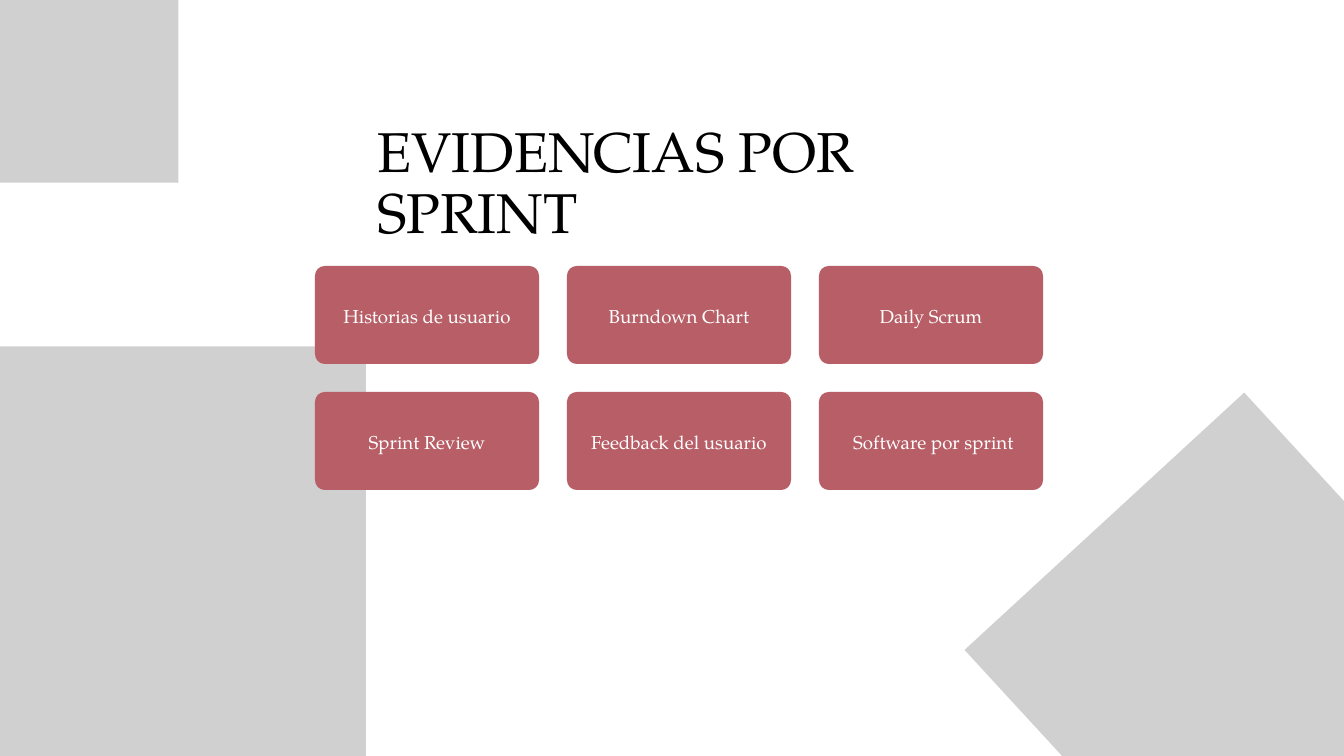
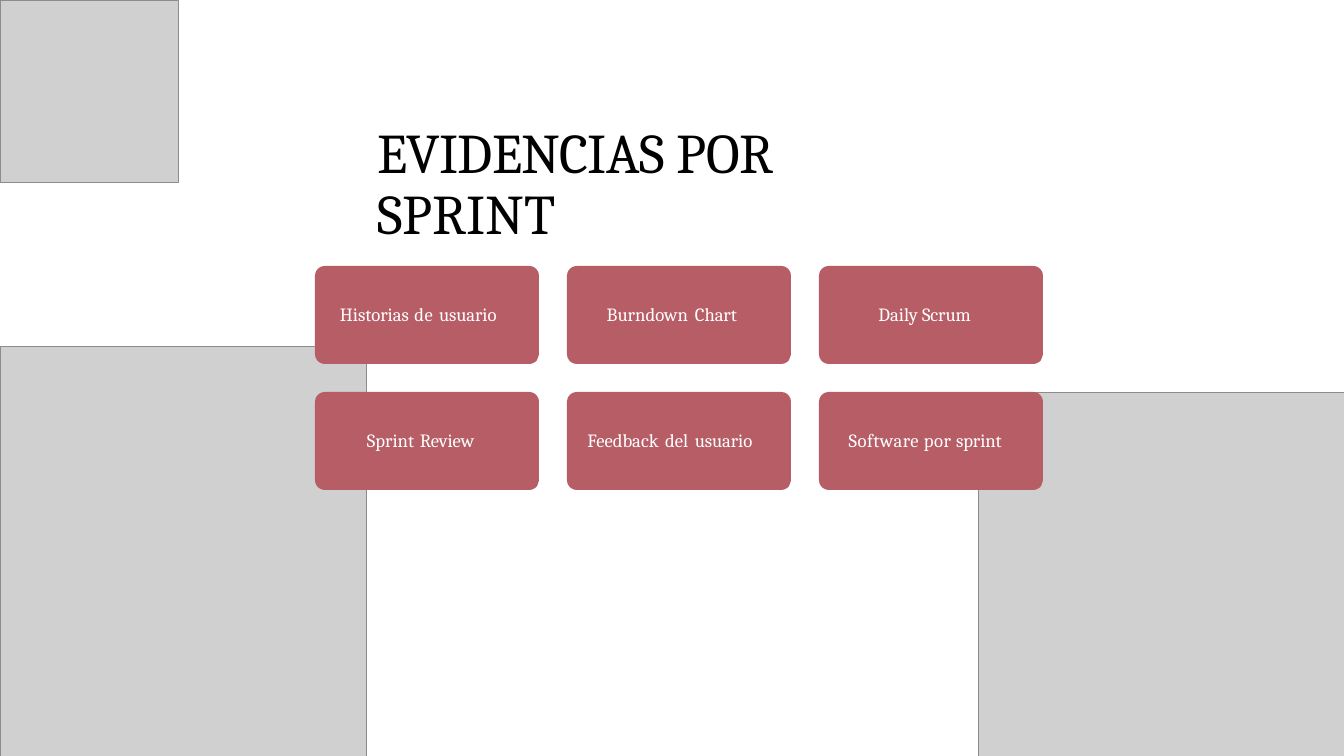
Before and after one commit to slashmagma/Proyecto_Optimisacion_MANANI-, a slide deck: slide 14 of fase 1/Evidencias_Grupales/Presentacíon Proyecto.pptx (slide 13 before the commit). Drawn at 1344x756 pixels with LibreOffice and Linux fonts; fonts in the diff are those of the drawing; grey boxes stand for pictures. Boxes give left, top, right and bottom in pixels: in the first picture for what was removed or moved away, otherwise in the second. Text is boxed around its words. In the diff, an @@ line names an element or a change of style, - is before the commit and + after.

```diff
--- a/fase 1/Evidencias_Grupales/Presentacíon Proyecto.pptx
+++ b/fase 1/Evidencias_Grupales/Presentacíon Proyecto.pptx
@@ picture removed at box(0, 0, 179, 183) @@
@@ picture added at box(0, 0, 179, 183) @@
@@ title "EVIDENCIAS POR SPRINT" at box(377, 135, 774, 235): font TeX Gyre Pagella to Cambria; letter spacing 0 to -0.8 pt in "EVIDENCIAS"; letter spacing 0 to -0.2 pt in "POR"; letter spacing 0 to -0.1 pt in "SPRINT"; indent changed; more space between paragraphs @@
@@ text "Historias de usuario" at box(340, 308, 496, 321): font TeX Gyre Pagella to Cambria; letter spacing 0 to 0.8 pt in "de"; letter spacing 0 to -0.1 pt in "usuario"; alignment centre to left; indent changed; line spacing 28pt to 1; more space between paragraphs; vertical alignment middle to top @@
@@ text "Burndown Chart" at box(607, 308, 737, 321): font TeX Gyre Pagella to Cambria; letter spacing 0 to -0.1 pt in "Chart"; alignment centre to left; indent changed; line spacing 28pt to 1; more space between paragraphs; vertical alignment middle to top @@
@@ text "Daily Scrum" at box(878, 308, 971, 325): font TeX Gyre Pagella to Cambria; letter spacing 0 to -0.1 pt in "Scrum"; alignment centre to left; indent changed; line spacing 28pt to 1; more space between paragraphs; vertical alignment middle to top @@
@@ fill #B75E66 to #B65D66; outline redrawn in 6 elements at box(315, 266, 539, 364), box(567, 266, 791, 364), box(819, 266, 1043, 364), box(315, 392, 539, 490), box(567, 392, 791, 490), box(819, 392, 1043, 490) @@
@@ picture removed at box(964, 393, 1344, 756) @@
@@ picture added at box(978, 392, 1344, 756) @@
@@ text "Sprint Review" at box(367, 434, 474, 451): font TeX Gyre Pagella to Cambria; letter spacing 0 to -0.1 pt in "Review"; alignment centre to left; indent changed; line spacing 28pt to 1; more space between paragraphs; vertical alignment middle to top @@
@@ text "Feedback del usuario" at box(587, 434, 752, 447): font TeX Gyre Pagella to Cambria; letter spacing 0 to -0.1 pt in "usuario"; alignment centre to left; indent changed; line spacing 28pt to 1; more space between paragraphs; vertical alignment middle to top @@
@@ text "Software por sprint" at box(849, 434, 1002, 451): font TeX Gyre Pagella to Cambria; letter spacing 0 to 0.5 pt in "Software por"; letter spacing 0 to -0.1 pt in "sprint"; alignment centre to left; indent changed; line spacing 28pt to 1; more space between paragraphs; vertical alignment middle to top @@
```
Also in this commit, not shown: 19 other slides changed.
